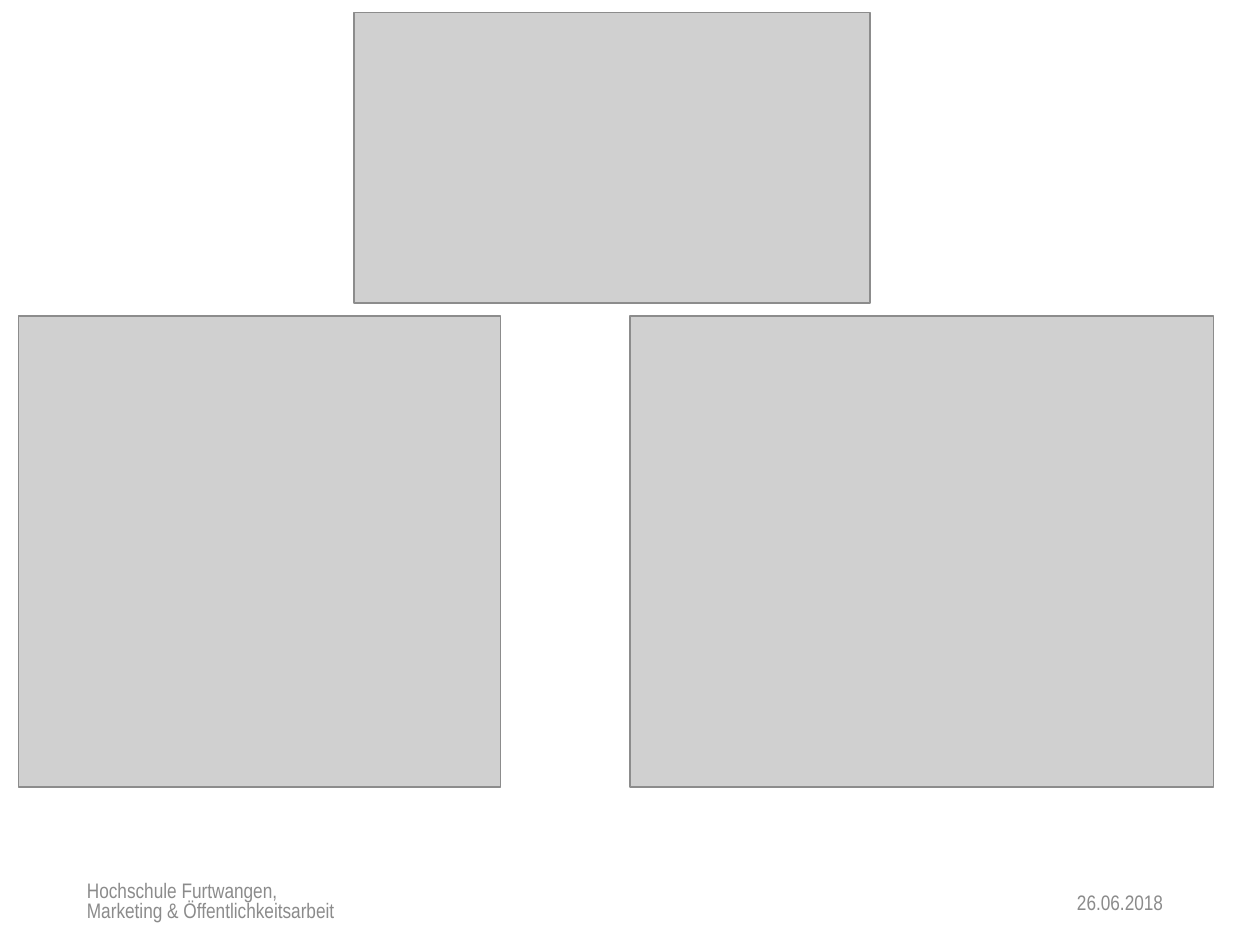
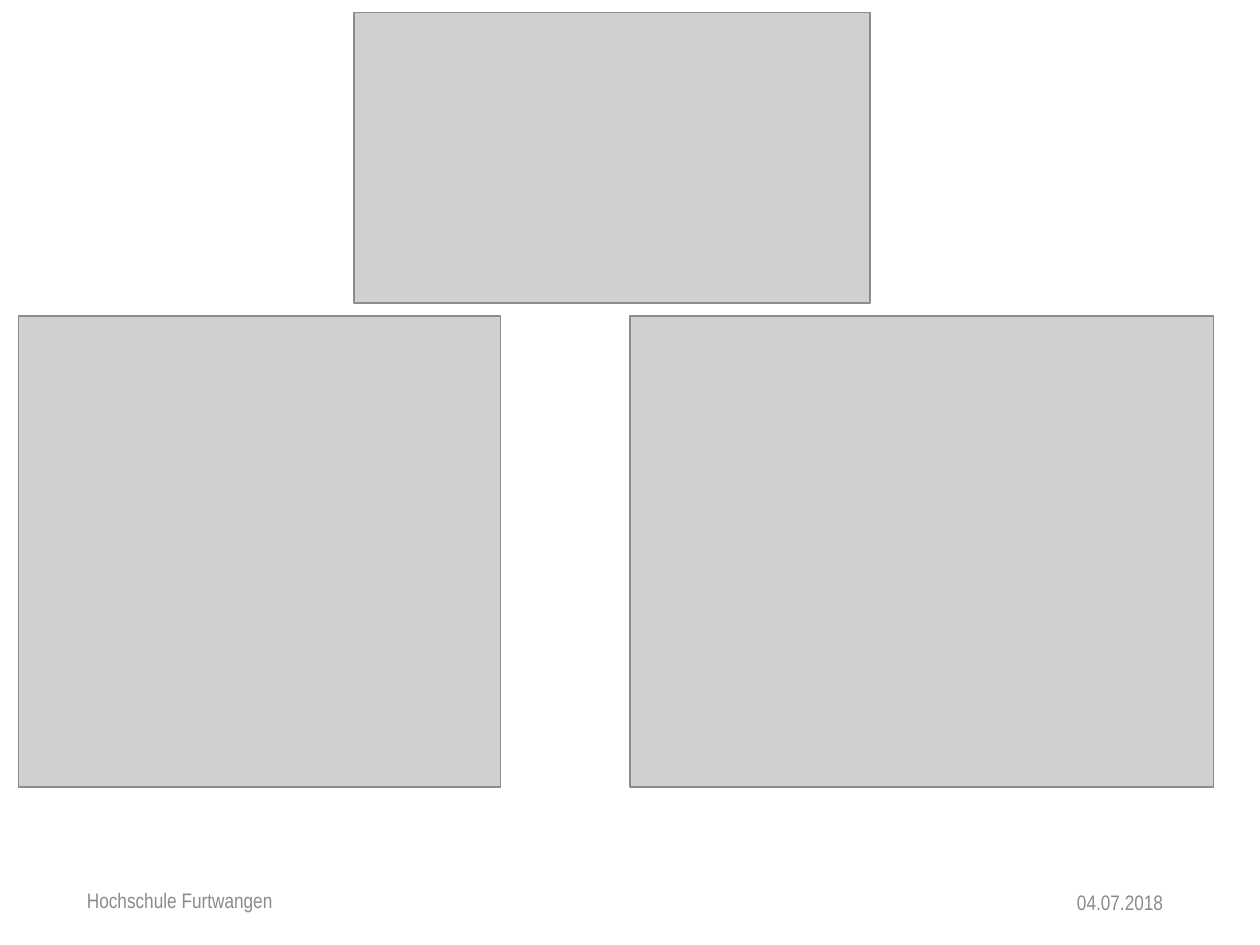
Before and after one commit to anjak610/MasterDuCC, a slide deck: slide 2 of Thesis/Disputation/PowerPointPresentation/V2_Dispo_HFU_Design.pptx. Drawn at 1260x945 pixels with LibreOffice and Linux fonts; fonts in the diff are those of the drawing; grey boxes stand for pictures; background and template pictures are left out. Boxes give left, top, right and bottom in pixels: in the first picture for what was removed or moved away, otherwise in the second. Text is boxed around its words. In the diff, an @@ line names an element or a change of style, - is before the commit and + after.

```diff
--- a/Thesis/Disputation/PowerPointPresentation/V2_Dispo_HFU_Design.pptx
+++ b/Thesis/Disputation/PowerPointPresentation/V2_Dispo_HFU_Design.pptx
@@ text at [87,893,273,912]: text changed @@
-Hochschule Furtwangen, Marketing & Öffentlichkeitsarbeit
+Hochschule Furtwangen
@@ text at [1077,895,1163,910]: text changed @@
-26.06.2018
+04.07.2018
```
Also in this commit, not shown: 22 other slides changed, 7 slides added, 35 other files.
